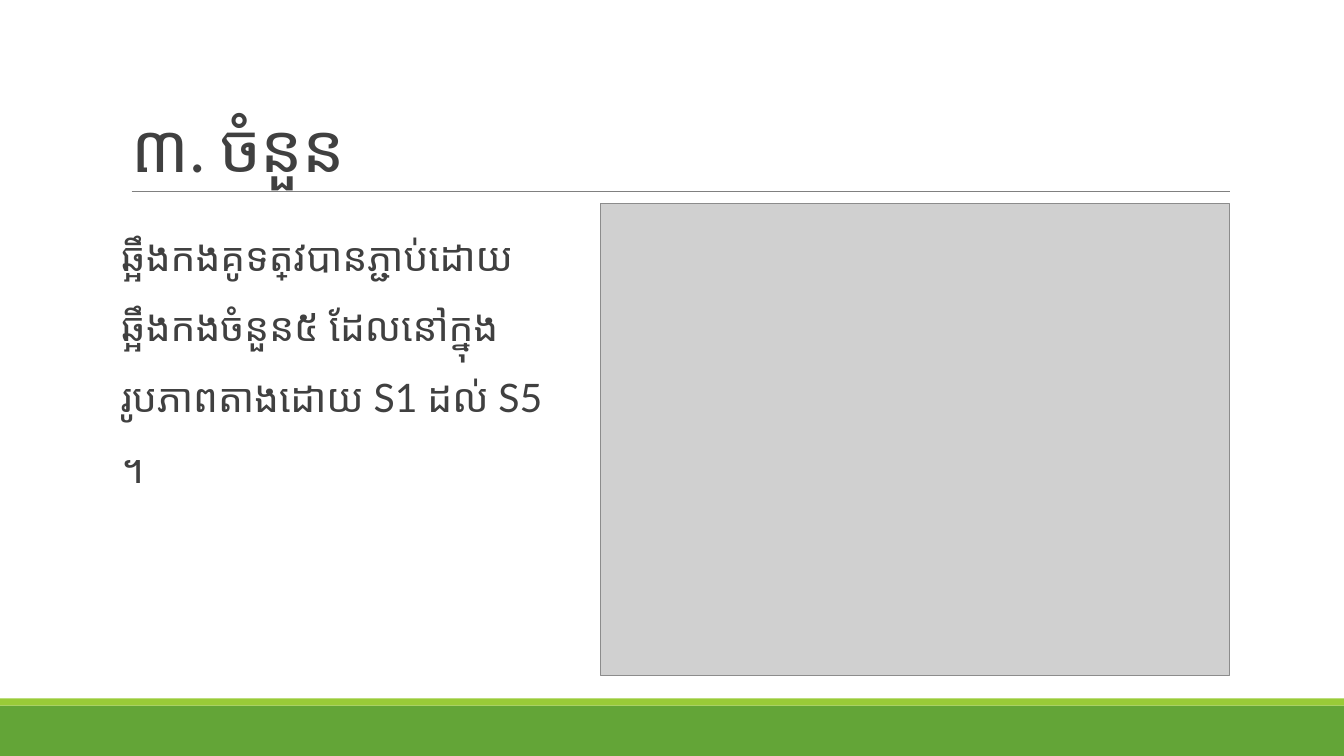
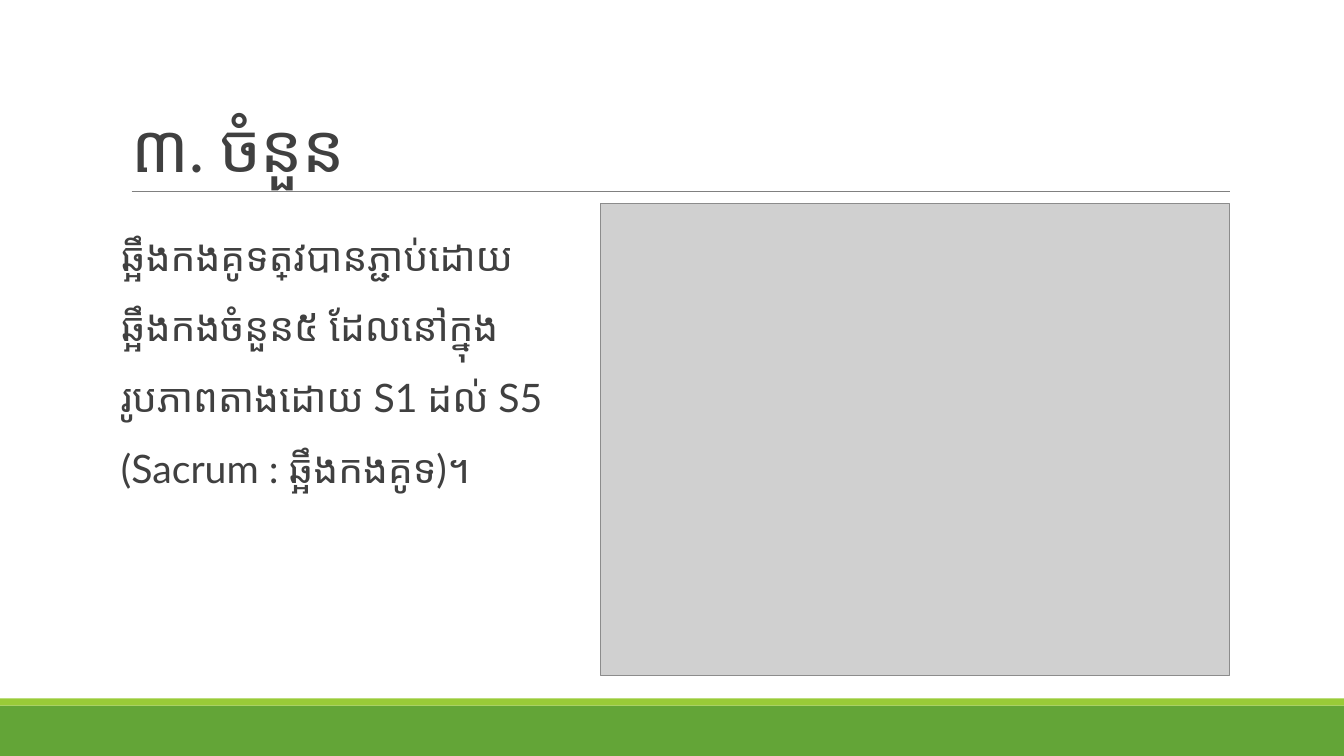
Before and after one commit to KhongSambrathna/nipes, a slide deck: slide 6 of កិច្ចការផ្ទះ/កាយសរីរសាស្រ្ត/ឆ្អឹងកងគូទ.pptx (slide 7 before the commit). Drawn at 1344x756 pixels with LibreOffice and Linux fonts; fonts in the diff are those of the drawing; grey boxes stand for pictures. Boxes give left, top, right and bottom in pixels: in the first picture for what was removed or moved away, otherwise in the second. Text is boxed around its words. In the diff, an @@ line names an element or a change of style, - is before the commit and + after.

```diff
--- a/កិច្ចការផ្ទះ/កាយសរីរសាស្រ្ត/ឆ្អឹងកងគូទ.pptx
+++ b/កិច្ចការផ្ទះ/កាយសរីរសាស្រ្ត/ឆ្អឹងកងគូទ.pptx
@@ text at (121, 235, 542, 493): text changed @@
-ឆ្អឹងកងគូទត្រូវបានភ្ជាប់ដោយឆ្អឹងកងចំនួន៥ ដែលនៅក្នុងរូបភាពតាងដោយ S1 ដល់ S5 ។
+ឆ្អឹងកងគូទត្រូវបានភ្ជាប់ដោយឆ្អឹងកងចំនួន៥ ដែលនៅក្នុងរូបភាពតាងដោយ S1 ដល់ S5 (Sacrum : ឆ្អឹងកងគូទ)។
```
Also in this commit, not shown: 4 other slides changed, 1 slide added, 1 slide removed, 7 other files.
